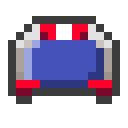
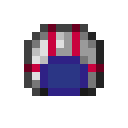
The second 128x128 image is a revision of the first. Changes to its layers:
painted on "Layer 4" over [8, 16, 120, 104]
painted on "Layer 3" over [24, 24, 104, 96]
hid "Layer 2", painted on it over [16, 24, 112, 96]
